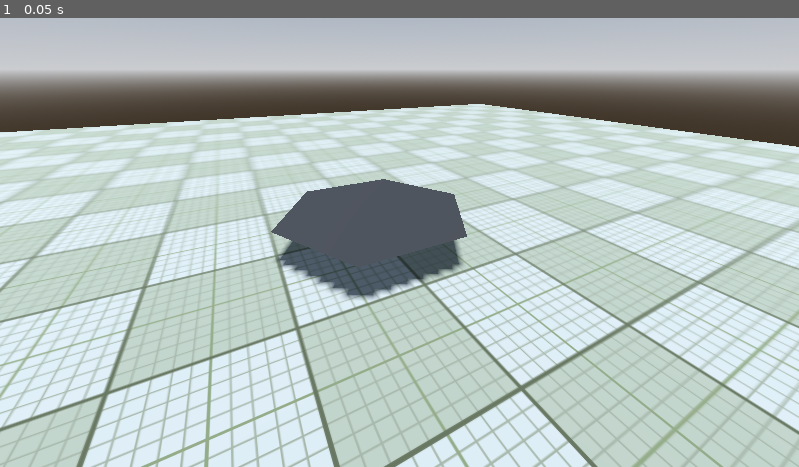
Above: before the commit, frame 1.
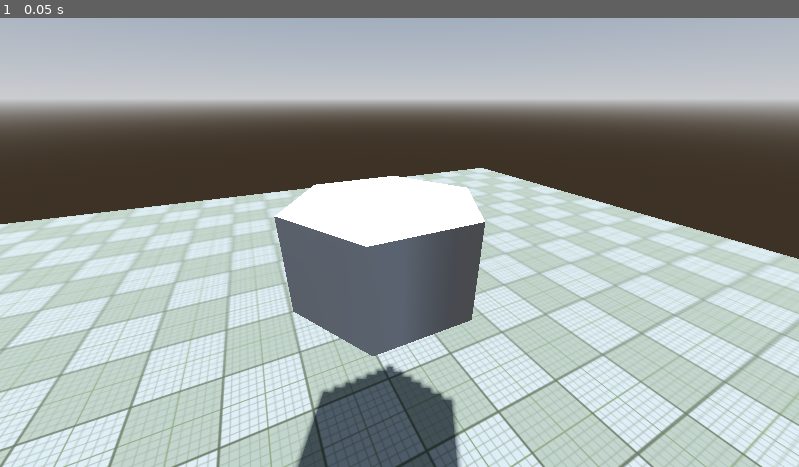
Above: after the commit, the same moment.

Repository: HFU-ABO/mein-erstes-cg-repo
Game: Godot game, scene res://main_2.tscn
Two runs of this game, one before a commit and one after it. Both use one fixed random seed, a clock stepped at 60 frames per second and the inputs below.
Inputs:
- Up to frame 1 (0.05 s): no input

The runs differ from the first frame. In frame 1, 62% of the frame differs, in the area x 0-100%, y 12-100%.

Commit message:
Geometrie per Code - Zylinder

Diff:
--- a/mein-erstes-cg/main_2.tscn
+++ b/mein-erstes-cg/main_2.tscn
@@ -34,7 +34,7 @@
 shadow_enabled = true
 
 [node name="ProcGeo" type="MeshInstance3D" parent="." unique_id=971275691]
-transform = Transform3D(1, 0, 0, 0, 1, 0, 0, 0, 1, 0, 0.25, 0)
+transform = Transform3D(1, 0, 0, 0, 1, 0, 0, 0, 1, 0, 2, 0)
 mesh = SubResource("ArrayMesh_7dk57")
 script = ExtResource("1_acxvi")
 
@@ -45,4 +45,4 @@
 metadata/_edit_lock_ = true
 
 [node name="Camera3D" type="Camera3D" parent="." unique_id=1251288822]
-transform = Transform3D(0.8881124, 0.23418981, -0.395489, -8.050502e-09, 0.8604576, 0.5095221, 0.4596264, -0.4525129, 0.76418304, -1.0336452, 1.4948456, 2.5534172)
+transform = Transform3D(0.8994281, 0.1930094, -0.39214328, 1.4724684e-08, 0.8972122, 0.4415998, 0.43706864, -0.39718732, 0.8069779, -1.0592344, 3.382174, 2.511535)
--- a/mein-erstes-cg/proc_geo.gd
+++ b/mein-erstes-cg/proc_geo.gd
@@ -5,33 +5,123 @@
 	# Gegeben:
 	var radius = 1
 	var segments = 6
+	var height = 0.5
 	var delta = TAU / segments
 
-	var verts = PackedVector3Array()
-	var indices = PackedInt32Array()
+	#######################################################################
+	# ZYLINDERDECKEL
+	var verts_top = PackedVector3Array()
+	var norms_top = PackedVector3Array()
+	var indices_top = PackedInt32Array()
 
-	verts.append(Vector3(radius, 0, 0))
+	verts_top.append(Vector3(radius, height, 0))
+	norms_top.append(Vector3(0, 1, 0))
 
 	for i in range(1, segments):
 		var x = radius * cos(i*delta)
 		var z = radius * sin(i*delta)
-		print("Punkt " + str(i) + ": (" + str(x) + ", 0, " + str(z) + ")")
-		verts.append(Vector3(x, 0, z))	# TODO: Füge Punkt i in den verts-Array ein
-		indices.push_back(segments)		# TODO: Füge ein Dreieck (drei Indices) in indices-Array ein
-		indices.push_back(i-1)			# mit den Indizes: aktueller Schleifendurchlauf (i), vorangegangener
-		indices.push_back(i) 			# Schleifendurchlauf (i-1), letzter Eintrag im Array (segments)
+		print("Deckel: Punkt " + str(i) + ": (" + str(x) + ", 0, " + str(z) + ")")
 
-	verts.append(Vector3(0, 0, 0)) # dieser Punkt kriegt den Index segments
+		verts_top.append(Vector3(x, height, z))	# TODO: Füge Punkt i in den verts-Array ein
+		norms_top.append(Vector3(0, 1, 0))
 
-	indices.push_back(segments)			# TODO: Füge das fehlend letzte Dreieck ein. KEINEN Eintrag in den verts Array!
-	indices.push_back(segments-1)		# NUR drei Einträge in den Index-Array.
-	indices.push_back(0)
+		indices_top.push_back(segments)		# TODO: Füge ein Dreieck (drei Indices) in indices-Array ein
+		indices_top.push_back(i-1)			# mit den Indizes: aktueller Schleifendurchlauf (i), vorangegangener
+		indices_top.push_back(i) 			# Schleifendurchlauf (i-1), letzter Eintrag im Array (segments)
 
-	print(verts)
-	print(indices)
+	verts_top.append(Vector3(0, height, 0)) # dieser Punkt kriegt den Index segments
+	norms_top.append(Vector3(0, 1, 0))
 
-	var meta_array = []
-	meta_array.resize(Mesh.ARRAY_MAX)
-	meta_array[Mesh.ARRAY_VERTEX] = verts
-	meta_array[Mesh.ARRAY_INDEX] = indices
-	mesh.add_surface_from_arrays(Mesh.PRIMITIVE_TRIANGLES, meta_array)
+	indices_top.push_back(segments)			# TODO: Füge das fehlend letzte Dreieck ein. KEINEN Eintrag in den verts Array!
+	indices_top.push_back(segments-1)		# NUR drei Einträge in den Index-Array.
+	indices_top.push_back(0)
+
+
+	var meta_array_top = []
+	meta_array_top.resize(Mesh.ARRAY_MAX)
+	meta_array_top[Mesh.ARRAY_VERTEX] = verts_top
+	meta_array_top[Mesh.ARRAY_NORMAL] = norms_top
+	meta_array_top[Mesh.ARRAY_INDEX] = indices_top
+	mesh.add_surface_from_arrays(Mesh.PRIMITIVE_TRIANGLES, meta_array_top)
+
+	#######################################################################
+	# ZYLINDERBODEN
+	var verts_bottom = PackedVector3Array()
+	var norms_bottom = PackedVector3Array()
+	var indices_bottom = PackedInt32Array()
+
+	verts_bottom.append(Vector3(radius, -height, 0))
+	norms_bottom.append(Vector3(0, 1, 0))
+
+	for i in range(1, segments):
+		var x = radius * cos(i*delta)
+		var z = radius * sin(i*delta)
+		print("Boden: Punkt " + str(i) + ": (" + str(x) + ", 0, " + str(z) + ")")
+
+		verts_bottom.append(Vector3(x, -height, z))
+		norms_bottom.append(Vector3(0, 1, 0))
+
+		indices_bottom.push_back(i-1)
+		indices_bottom.push_back(segments)
+		indices_bottom.push_back(i)
+
+	verts_bottom.append(Vector3(0, -height, 0))
+	norms_bottom.append(Vector3(0, 1, 0))
+
+	indices_bottom.push_back(segments-1)
+	indices_bottom.push_back(segments)
+	indices_bottom.push_back(0)
+
+
+	var meta_array_bottom = []
+	meta_array_bottom.resize(Mesh.ARRAY_MAX)
+	meta_array_bottom[Mesh.ARRAY_VERTEX] = verts_bottom
+	meta_array_bottom[Mesh.ARRAY_NORMAL] = norms_bottom
+	meta_array_bottom[Mesh.ARRAY_INDEX] = indices_bottom
+	mesh.add_surface_from_arrays(Mesh.PRIMITIVE_TRIANGLES, meta_array_bottom)
+
+	#######################################################################
+	# ZYLINDERMANTEL
+	var verts_side = PackedVector3Array()
+	var norms_side = PackedVector3Array()
+	var indices_side = PackedInt32Array()
+
+	verts_side.append(Vector3(radius, height, 0))
+	norms_side.append(Vector3(1, 0, 0))
+
+	verts_side.append(Vector3(radius, -height, 0))
+	norms_side.append(Vector3(1, 0, 0))
+
+	for i in range(1, segments):
+		var x = 1 * cos(i*delta)
+		var z = 1 * sin(i*delta)
+		print("Boden: Punkt " + str(i) + ": (" + str(x) + ", 0, " + str(z) + ")")
+
+		verts_side.append(Vector3(radius * x, height, radius * z))
+		norms_side.append(Vector3(x, 0, z))
+
+		verts_side.append(Vector3(radius * x, -height, radius * z))
+		norms_side.append(Vector3(x, 0, z))
+
+		indices_side.push_back((i*2)-2)
+		indices_side.push_back((i*2)-1)
+		indices_side.push_back((i*2))
+
+		indices_side.push_back((i*2)-1)
+		indices_side.push_back((i*2)+1)
+		indices_side.push_back((i*2))
+
+	indices_side.push_back((segments*2)-1)
+	indices_side.push_back(0)
+	indices_side.push_back((segments*2)-2)
+
+	indices_side.push_back((segments*2)-1)
+	indices_side.push_back(1)
+	indices_side.push_back(0)
+
+	var meta_array_side = []
+	meta_array_side.resize(Mesh.ARRAY_MAX)
+	meta_array_side[Mesh.ARRAY_VERTEX] = verts_side
+	meta_array_side[Mesh.ARRAY_NORMAL] = norms_side
+	meta_array_side[Mesh.ARRAY_INDEX] = indices_side
+	mesh.add_surface_from_arrays(Mesh.PRIMITIVE_TRIANGLES, meta_array_side)
